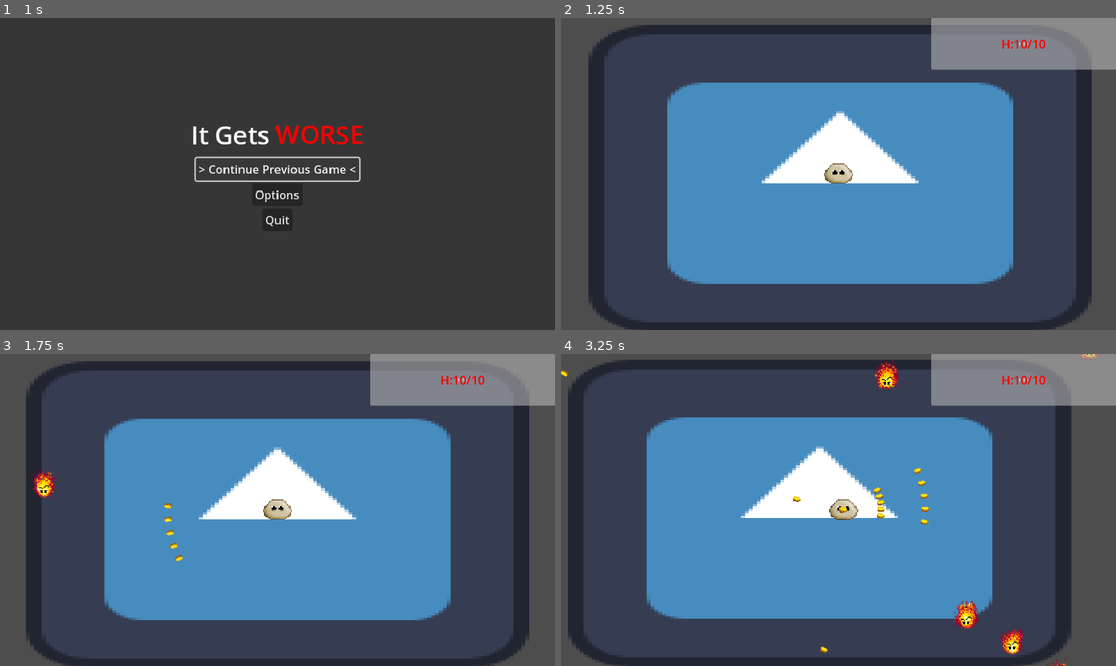
Above: before the commit, frames 1-4 (two rows, left to right).
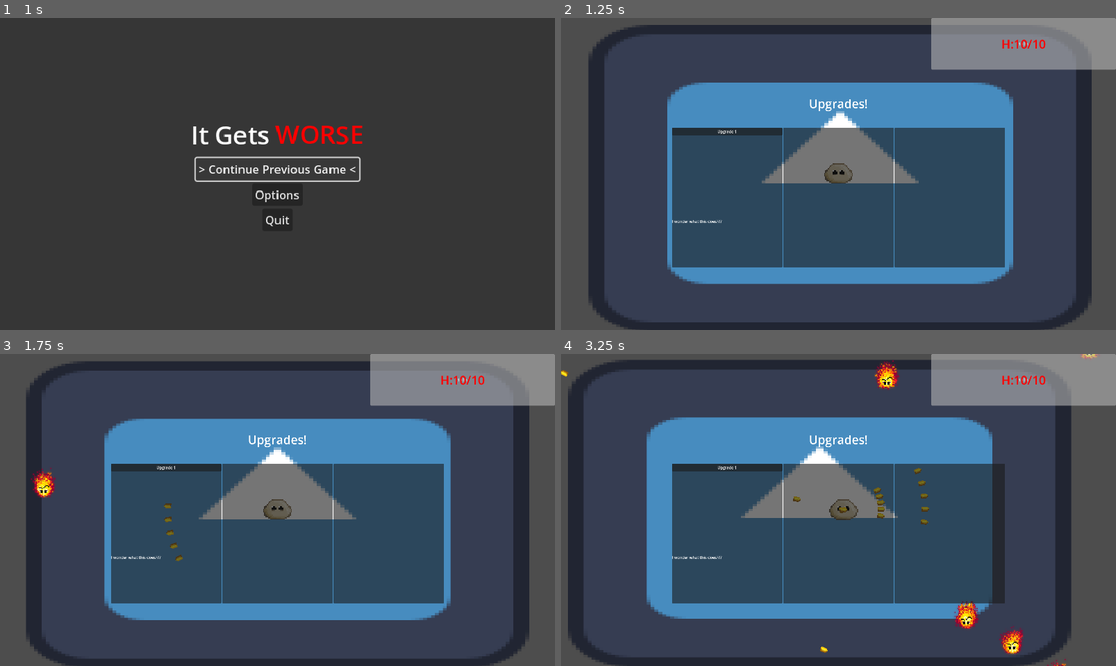
Above: after the commit, the same moments.

Repository: PixelSaver/it-gets-worse
Game: Godot game, scene res://UI/main_menu.tscn
The game is run twice, just before and just after one commit, with the same random seed, the same clock (stepped at 60 frames per second) and the same inputs. The engine's default icon, where the game draws it, is replaced by a stand-in: a white triangle on a blue panel in a dark square.
Inputs (mouse positions are in pixels of both pictures, inside the frame that each line leads up to):
- Up to frame 1 (1 s): click "> Continue Previous Game <" at 0.5 s
- Up to frame 2 (1.25 s): no input
- Up to frame 3 (1.75 s): click (166, 534) at 1.27 s
- Up to frame 4 (3.25 s): click (727, 466) at 2 s, where only the run after the commit has a clickable "Upgrade 1"; tap Enter at 2.75 s; move the mouse to (960, 494) at 2.77 s; press the mouse at (960, 494) at 2.78 s; hold D (right) from 2.78 s (still down)

Frame 1 is identical in both runs. In frame 2, 27% of the frame differs, in the area x 20-80%, y 26-80%; in frame 3, 27%; in frame 4, 27%.

Commit message:
working on upgrades....

Diff:
--- a/Scenes/main.tscn
+++ b/Scenes/main.tscn
@@ -10,6 +10,7 @@
 [ext_resource type="Script" uid="uid://bb13lqpo43s7h" path="res://Scripts/bullet_container.gd" id="5_kry3j"]
 [ext_resource type="Script" uid="uid://bv1d4tq2qulb6" path="res://Scripts/ui.gd" id="8_344ge"]
 [ext_resource type="PackedScene" uid="uid://c6nbnwaqlkj43" path="res://UI/death_menu.tscn" id="9_ynf5e"]
+[ext_resource type="PackedScene" uid="uid://cys0c04r4eedc" path="res://Scenes/ui_upgrade.tscn" id="10_6iyac"]
 [ext_resource type="PackedScene" uid="uid://dagq5n6bqn3fv" path="res://UI/pause_menu.tscn" id="10_hptm8"]
 
 [sub_resource type="CircleShape2D" id="CircleShape2D_jjvhh"]
@@ -104,7 +105,6 @@
 grow_vertical = 2
 
 [node name="UpgradePanel" type="VBoxContainer" parent="UI/Control"]
-visible = false
 layout_mode = 1
 anchors_preset = -1
 anchor_left = 0.2
@@ -114,31 +114,38 @@
 grow_horizontal = 2
 grow_vertical = 2
 
-[node name="Panel" type="Panel" parent="UI/Control/UpgradePanel"]
-layout_mode = 2
-size_flags_vertical = 3
-
-[node name="HBoxContainer" type="HBoxContainer" parent="UI/Control/UpgradePanel"]
+[node name="Panel" type="Control" parent="UI/Control/UpgradePanel"]
+layout_mode = 2
+size_flags_vertical = 3
+
+[node name="RichTextLabel" type="RichTextLabel" parent="UI/Control/UpgradePanel/Panel"]
+layout_mode = 1
+anchors_preset = 15
+anchor_right = 1.0
+anchor_bottom = 1.0
+grow_horizontal = 2
+grow_vertical = 2
+bbcode_enabled = true
+text = "[font_size=50]Upgrades!"
+fit_content = true
+shortcut_keys_enabled = false
+horizontal_alignment = 1
+vertical_alignment = 1
+
+[node name="UpgradeContainer" type="HBoxContainer" parent="UI/Control/UpgradePanel"]
 layout_mode = 2
 size_flags_vertical = 3
 size_flags_stretch_ratio = 3.0
 alignment = 1
 
-[node name="Upgrade1" type="Panel" parent="UI/Control/UpgradePanel/HBoxContainer"]
-layout_mode = 2
-size_flags_horizontal = 3
-
-[node name="Button" type="Button" parent="UI/Control/UpgradePanel/HBoxContainer/Upgrade1"]
-layout_mode = 0
-offset_right = 8.0
-offset_bottom = 8.0
-text = "Upgrade 1"
-
-[node name="Upgrade2" type="Panel" parent="UI/Control/UpgradePanel/HBoxContainer"]
-layout_mode = 2
-size_flags_horizontal = 3
-
-[node name="Upgrade3" type="Panel" parent="UI/Control/UpgradePanel/HBoxContainer"]
+[node name="Upgrade" parent="UI/Control/UpgradePanel/UpgradeContainer" instance=ExtResource("10_6iyac")]
+layout_mode = 2
+
+[node name="Upgrade2" type="Panel" parent="UI/Control/UpgradePanel/UpgradeContainer"]
+layout_mode = 2
+size_flags_horizontal = 3
+
+[node name="Upgrade3" type="Panel" parent="UI/Control/UpgradePanel/UpgradeContainer"]
 layout_mode = 2
 size_flags_horizontal = 3
 
--- /dev/null
+++ b/Scenes/ui_upgrade.tscn
@@ -0,0 +1,40 @@
+[gd_scene load_steps=3 format=3 uid="uid://cys0c04r4eedc"]
+
+[ext_resource type="Texture2D" uid="uid://h5tjeu41up4j" path="res://Assets/icon.svg" id="1_6cvq1"]
+[ext_resource type="Script" uid="uid://dcgr6swprvwtn" path="res://UI/ui_upgrade.gd" id="1_ch1qg"]
+
+[node name="Upgrade" type="Button"]
+offset_right = 8.0
+offset_bottom = 8.0
+size_flags_horizontal = 3
+mouse_default_cursor_shape = 2
+script = ExtResource("1_ch1qg")
+
+[node name="VBoxContainer" type="VBoxContainer" parent="."]
+layout_mode = 1
+anchors_preset = 15
+anchor_right = 1.0
+anchor_bottom = 1.0
+grow_horizontal = 2
+grow_vertical = 2
+alignment = 1
+
+[node name="Button" type="Button" parent="VBoxContainer"]
+layout_mode = 2
+text = "Upgrade 1"
+
+[node name="CenterContainer" type="CenterContainer" parent="VBoxContainer"]
+layout_mode = 2
+size_flags_vertical = 3
+
+[node name="TextureRect" type="TextureRect" parent="VBoxContainer/CenterContainer"]
+layout_mode = 2
+texture = ExtResource("1_6cvq1")
+expand_mode = 4
+stretch_mode = 5
+
+[node name="UpgradeDesc" type="RichTextLabel" parent="VBoxContainer"]
+layout_mode = 2
+size_flags_vertical = 3
+size_flags_stretch_ratio = 0.6
+text = "I wonder what this does???"
--- a/Scripts/Upgrades/base_bullet_strategy.gd
+++ /dev/null
@@ -1,9 +0,0 @@
-class_name BaseBulletStrategy
-extends Resource
-
-@export var texture : Texture2D = preload("res://Assets/icon.svg")
-@export var upgade_text : String = "Speed"
-
-## Function applied to each bullet
-func apply_upgrade(bullet: Bullet):
-	pass
--- a/Scripts/player.gd
+++ b/Scripts/player.gd
@@ -60,13 +60,13 @@
 	velocity += impulse
 
 ## Calculate impulse Vector2 for delta time amount
-func get_impulse(current_velocity:Vector2, target_velocity:Vector2, acceleration:float, delta:float)->Vector2:
+func get_impulse(current_velocity:Vector2, target_velocity:Vector2, acceleration_impulse:float, delta:float)->Vector2:
 	var _direction:Vector2 = target_velocity - current_velocity
 	var _distance:float = _direction.length()
-	acceleration = delta * acceleration
+	acceleration_impulse = delta * acceleration_impulse
 	var _ratio:float = 0
 	if _distance > 0.0:
-		_ratio = min(acceleration / _distance, 1.0)
+		_ratio = min(acceleration_impulse / _distance, 1.0)
 	return (_direction * _ratio)
 
 func kill():
--- a/Scripts/ui.gd
+++ b/Scripts/ui.gd
@@ -4,9 +4,11 @@
 @onready var hud = $Control/HUD as Control
 @onready var hud_text = hud.get_node(^"HBoxContainer/Panel/RichTextLabel") as RichTextLabel
 @onready var hud_health_bar = hud.get_node(^"HBoxContainer/Panel") as ProgressBar
-@onready var upgrade_panel = $Control/UpgradePanel
+@onready var upgrade_panel: VBoxContainer = $Control/UpgradePanel
+@onready var upgrade_container: HBoxContainer = $Control/UpgradePanel/UpgradeContainer
+@onready var ui_upgrade_scene = preload("res://Scenes/ui_upgrade.tscn")
+
 @onready var death_menu = $DeathMenu as DeathMenu
-var ui : UI
 @onready var pause_menu: PauseMenu = $PauseMenu
 
 
@@ -23,3 +25,16 @@
 func _unhandled_input(event: InputEvent) -> void:
 	if event.is_action_pressed("escape"):
 		pause_menu.open()
+
+func show_upgrade(upgrade_res_array:Array[BaseStrategy]):
+	for child in upgrade_container.get_children():
+		child.queue_free()
+
+	for i in range(0,upgrade_res_array.size()):
+		var curr_upgrade = upgrade_res_array[i] as BaseStrategy
+		var curr_upgrade_ui_scene = ui_upgrade_scene.instantiate() as UIUpgrade
+		curr_upgrade_ui_scene.text = curr_upgrade.upgrade_text
+		curr_upgrade_ui_scene.image = curr_upgrade.texture
+		curr_upgrade_ui_scene.description = curr_upgrade.upgrade_description
+
+		upgrade_container.add_child(curr_upgrade_ui_scene)
--- /dev/null
+++ b/UI/ui_upgrade.gd
@@ -0,0 +1,19 @@
+extends Button
+class_name UIUpgrade
+
+@onready var title: Button = $VBoxContainer/Button
+@onready var image: TextureRect = $VBoxContainer/CenterContainer/TextureRect
+@onready var description: RichTextLabel = $VBoxContainer/UpgradeDesc
+
+var upgrade_text : String :
+	set(value):
+		upgrade_text = value
+		title.text = value
+var upgrade_image : Texture2D :
+	set(value):
+		upgrade_image = value
+		image.texture = value
+var upgrade_description : String :
+	set(value):
+		upgrade_description = value
+		description.append_text(value)
--- /dev/null
+++ b/Upgrades/Base Strategies/base_bullet_strategy.gd
@@ -0,0 +1,6 @@
+class_name BaseBulletStrategy
+extends BaseStrategy
+
+## Function applied to each bullet
+func apply_upgrade(bullet: Bullet):
+	pass
--- /dev/null
+++ b/Upgrades/Base Strategies/base_enemy_strategy.gd
@@ -0,0 +1,6 @@
+class_name BaseEnemyStrategy
+extends BaseStrategy
+
+## Function applied to each enemy
+func apply_upgrade(enemy:Enemy):
+	pass
--- /dev/null
+++ b/Upgrades/Base Strategies/base_player_strategy.gd
@@ -0,0 +1,6 @@
+class_name BasePlayerStrategy
+extends BaseStrategy
+
+## Function applied to player
+func apply_upgrade(player:Player):
+	pass
--- /dev/null
+++ b/Upgrades/Base Strategies/base_strategy.gd
@@ -0,0 +1,10 @@
+class_name BaseStrategy
+extends Resource
+
+@export var texture : Texture2D = preload("res://Assets/icon.svg")
+@export var upgrade_text : String = "Speed"
+@export var upgrade_description : String = ""
+
+## Function applied to each node
+func apply_upgrade(node):
+	pass
--- a/Scripts/Upgrades/damage_bullet_strategy.gd
+++ b/Upgrades/damage_bullet_strategy.gd
@@ -1,7 +1,5 @@
 class_name DamageBulletStrategy
 extends BaseBulletStrategy
 
-
-
 func apply_upgrade(bullet: Bullet):
 	bullet.stored_attack.atk_str += 5.0
--- /dev/null
+++ b/Upgrades/size_bullet_strategy.gd
@@ -0,0 +1 @@
+extends Node
--- a/project.godot
+++ b/project.godot
@@ -31,7 +31,8 @@
 [file_customization]
 
 folder_colors={
-"res://UI/": "green"
+"res://UI/": "green",
+"res://Upgrades/": "yellow"
 }
 
 [global_group]
--- /dev/null
+++ b/script_templates/template_bullet_strategy.gd
@@ -0,0 +1,5 @@
+#class_name DamageBulletStrategy
+extends BaseBulletStrategy
+
+func apply_upgrade(bullet: Bullet):
+	pass
Not shown: 1 places in Scenes/main.tscn that only renumber resources
Not shown, added: UI/ui_upgrade.gd.uid
Renamed: Scripts/Upgrades/base_bullet_strategy.gd.uid -> Upgrades/Base Strategies/base_bullet_strategy.gd.uid
Not shown, added: Upgrades/Base Strategies/base_enemy_strategy.gd.uid
Not shown, added: Upgrades/Base Strategies/base_player_strategy.gd.uid
Not shown, added: Upgrades/Base Strategies/base_strategy.gd.uid
Renamed: Scripts/Upgrades/damage_bullet_strategy.gd.uid -> Upgrades/damage_bullet_strategy.gd.uid
Not shown, added: Upgrades/size_bullet_strategy.gd.uid
Not shown, added: script_templates/template_bullet_strategy.gd.uid
